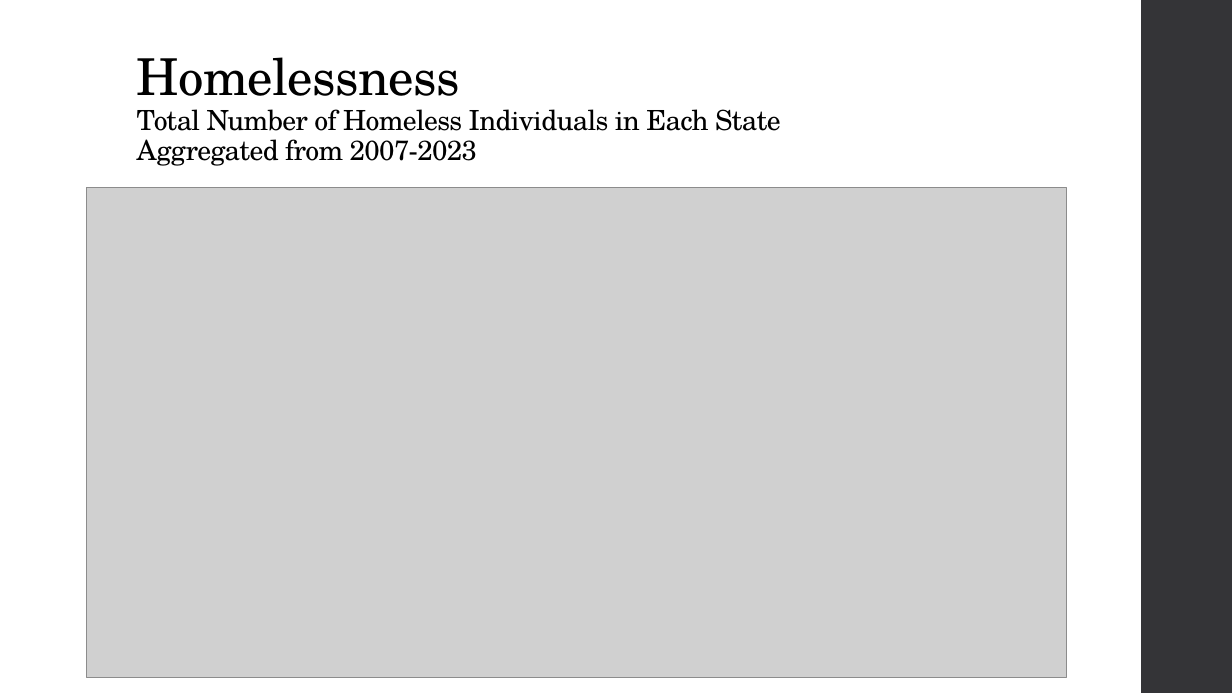
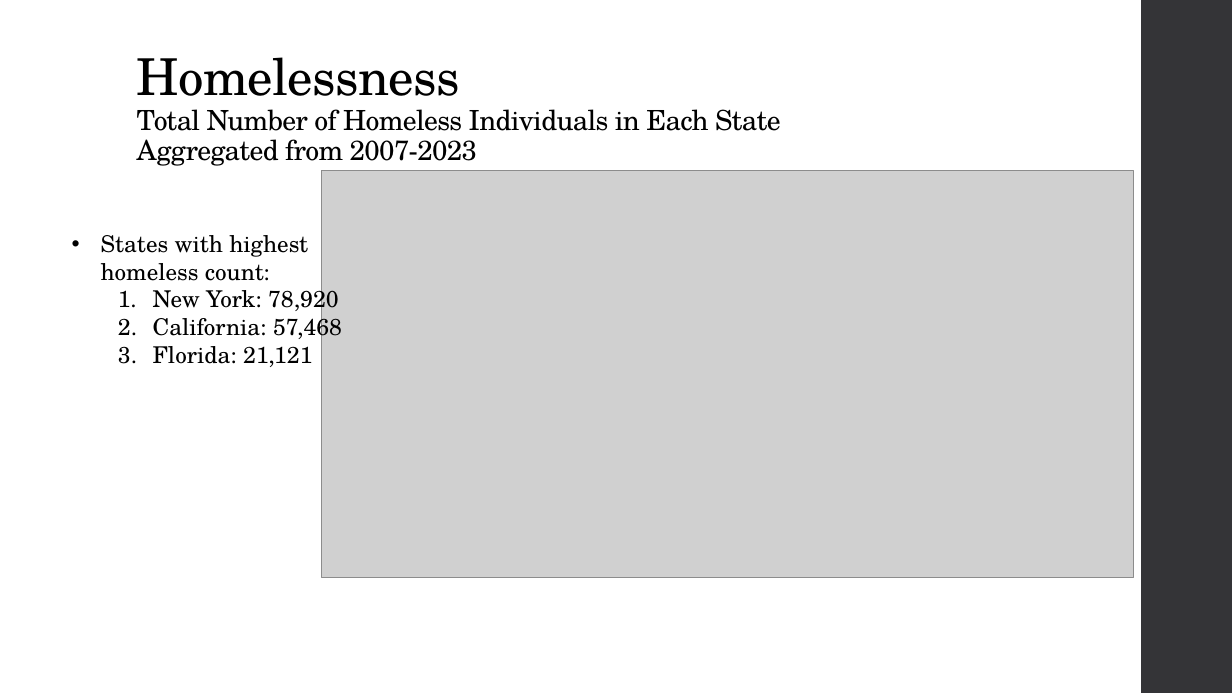
Before and after one commit to d-burke-data/Project_01, a slide deck: slide 1 of Work_Camden/powerpoint/Unemployment_and_Homelessness.pptx. Drawn at 1232x693 pixels with LibreOffice and Linux fonts; fonts in the diff are those of the drawing; grey boxes stand for pictures. Boxes give left, top, right and bottom in pixels: in the first picture for what was removed or moved away, otherwise in the second. Text is boxed around its words. In the diff, an @@ line names an element or a change of style, - is before the commit and + after.

```diff
--- a/Work_Camden/powerpoint/Unemployment_and_Homelessness.pptx
+++ b/Work_Camden/powerpoint/Unemployment_and_Homelessness.pptx
@@ picture: place and size @@
-picture at bbox=[87, 188, 1067, 677]
+picture at bbox=[322, 171, 1134, 578]
@@ text added at bbox=[101, 235, 342, 367], 18 pt, text #000000 @@
+• States with highest homeless count:
+  1. New York: 78,920
+  2. California: 57,468
+  3. Florida: 21,121
```
Also in this commit, not shown: 1 other file.
